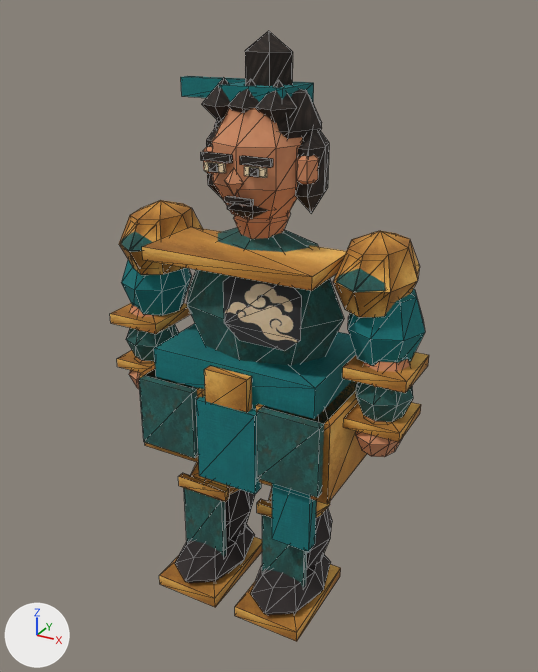
One commit to the glTF model public/models/ranger-v1.glb: the scene before it, then after it.
Camera for both pictures: a camera (50 mm lens) standing at (1.23, -2.2, 2.19) and looking at (0.02, 0.01, 1.09). Every picture has the same lights, and +X, +Y and +Z are marked at lower left. The first picture is the older version. Mesh edges are drawn as thin lines. Vertices at exactly the same position are counted once.

Names of what the first picture shows: 'ranger-atlas-skinned'.
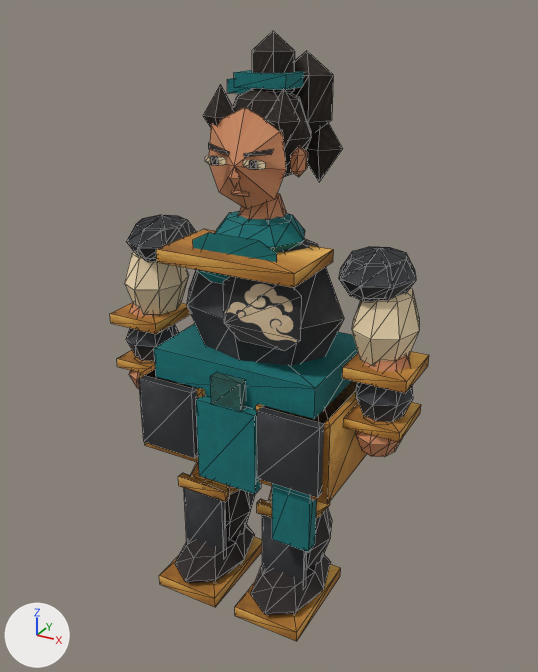
Pixel boxes [x1, y1, x2, y2] of what changed, in the pictures (538 x 672 px; the box of a moved part takes in the faces that stretch with it):
part 1 of me_ranger, added (brown)
    after: [156, 229, 334, 287]
part 2 of me_ranger, moved or reshaped
    before: [214, 89, 322, 139]
    after: [215, 211, 305, 253]
part 3 of me_ranger, added (cyan)
    after: [210, 373, 246, 411]
part 4 of me_ranger, added
    after: [233, 88, 311, 177]
part 5 of me_ranger, moved or reshaped
    before: [202, 77, 230, 120]
    after: [203, 84, 234, 127]
part 6 of me_ranger, moved or reshaped
    before: [255, 80, 297, 123]
    after: [265, 88, 299, 149]
part 7 of me_ranger, added
    after: [229, 166, 240, 189]
part 8 of me_ranger, moved or reshaped
    before: [245, 31, 293, 86]
    after: [252, 31, 295, 93]
part 9 of me_ranger, added
    after: [292, 51, 333, 134]
part 10 of me_ranger, moved or reshaped
    before: [228, 79, 257, 113]
    after: [306, 123, 343, 182]
part 11 of me_ranger, added (cyan)
    after: [234, 70, 305, 90]
part 12 of me_ranger, added
    after: [227, 78, 252, 94]
part 13 of me_ranger, deleted
    before: [224, 196, 254, 206]
part 14 of me_ranger, deleted (cyan)
    before: [219, 81, 314, 102]
part 15 of me_ranger, deleted (cyan)
    before: [181, 76, 245, 98]
part 16 of me_ranger, deleted (brown)
    before: [204, 366, 252, 413]
part 17 of me_ranger, moved or reshaped
    before: [119, 108, 385, 293]
    after: [126, 107, 391, 299]
part 18 of me_ranger, surface changed
    before: [121, 227, 425, 587]
    after: [124, 238, 419, 587]

Edits to the bpy script that builds the scene:
```text
Change me_ranger:
    used by ob_ranger_atlas_skinned; location = (0.0, 0.0, 0.0)
    remove me_ranger.from_pydata(...)  # 1056 vertices, 1680 faces; spans x -0.61..0.61, y -0.31..0.23, z 0.0..2.13
    add me_ranger.from_pydata(...)  # 1032 vertices, 1604 faces; spans x -0.6..0.6, y -0.31..0.3, z 0.0..2.13
    me_ranger part 1: a new loose piece, a box spanning x -0.26..0.26, y -0.265..0.025, z 1.408..1.452, in mat_temple_atlas (picture img_material_atlas_v1_webp)
    me_ranger part 2: the loose piece of 31 vertices spanning x -0.19..0.19, y -0.12..0.22, z 1.68..2.0 is scaled about its middle by (0.872, 0.941, 0.548), then moved by (0.0, -0.07, -0.36)
    me_ranger part 3: a new loose piece, a box spanning x -0.06..0.06, y -0.264..-0.224, z 0.915..1.025, in mat_temple_atlas (picture img_material_atlas_v1_webp)
    me_ranger part 4: the loose piece of 31 vertices spanning x -0.19..0.19, y -0.12..0.22, z 1.68..2.0 is copied, and the copy is scaled about its middle by (0.821, 0.824, 1.06), then moved by (0.0, -0.01, -0.03); it spans x -0.16..0.16, y -0.1..0.18, z 1.64..1.98
    me_ranger part 5: the loose piece of 7 vertices spanning x -0.17..-0.05, y -0.14..0.05, z 1.83..1.99 is scaled about its middle by (0.846, 0.737, 1.19), then moved by (0.0, -0.02, -0.03)
    me_ranger part 6: the loose piece of 7 vertices spanning x 0.03..0.15, y -0.14..0.05, z 1.83..1.99 is scaled about its middle by (0.846, 0.737, 1.19), then moved by (0.03, -0.02, -0.03)
    me_ranger part 7: the loose piece of 9 vertices spanning x -0.04..0.04, y -0.22..-0.15, z 1.64..1.74 is copied, and the copy is scaled about its middle by (0.611, 0.686, 0.822), then moved by (0.0, 0.0, 0.01); it spans x -0.02..0.02, y -0.2..-0.16, z 1.67..1.74
    me_ranger part 8: the loose piece of 17 vertices spanning x -0.09..0.09, y -0.03..0.12, z 1.89..2.13 is moved by (0.0, 0.03, 0.0)
    me_ranger part 9: a new loose piece, a UV sphere (6 segments, 3 rings, poles along z) spanning x -0.03..0.16, y 0.11..0.27, z 1.77..2.07, in mat_temple_atlas (picture img_material_atlas_v1_webp)
    me_ranger part 10: the loose piece of 7 vertices spanning x -0.07..0.05, y -0.14..0.05, z 1.83..1.99 is scaled about its middle by (1.31, 0.842, 1.56), then moved by (0.13, 0.27, -0.16)
    me_ranger part 11: a new loose piece, a box spanning x -0.095..0.095, y -0.015..0.175, z 1.959..2.003, in mat_temple_atlas (picture img_material_atlas_v1_webp)
    me_ranger part 12: a new loose piece, a box spanning x -0.18..-0.02, y 0.08..0.12, z 1.928..1.972, in mat_temple_atlas (picture img_material_atlas_v1_webp)
    me_ranger part 13: the loose piece of 8 vertices spanning x -0.05..0.05, y -0.16..-0.14, z 1.62..1.63 is deleted
    me_ranger part 14: the loose piece of 8 vertices spanning x -0.12..0.12, y -0.08..0.14, z 1.9..1.97 is deleted
    me_ranger part 15: the loose piece of 8 vertices spanning x -0.37..-0.05, y 0.08..0.12, z 1.91..1.97 is deleted
    me_ranger part 16: the loose piece of 8 vertices spanning x -0.09..0.09, y -0.26..-0.22, z 0.89..1.04 is deleted
    me_ranger part 17: 102 vertices moved from x -0.61..0.61, y -0.2..0.2, z 1.12..1.74 to x -0.58..0.58, y -0.17..0.14, z 1.12..1.74; 243 vertices removed from x -0.53..0.51, y -0.26..0.2, z 1.25..1.95; 165 vertices added at x -0.52..0.51, y -0.19..0.14, z 1.31..1.91
    me_ranger part 18: 336 kept faces spanning x -0.59..0.59, y -0.28..0.22, z 0.14..1.52 get new texture (UV) coordinates
```
